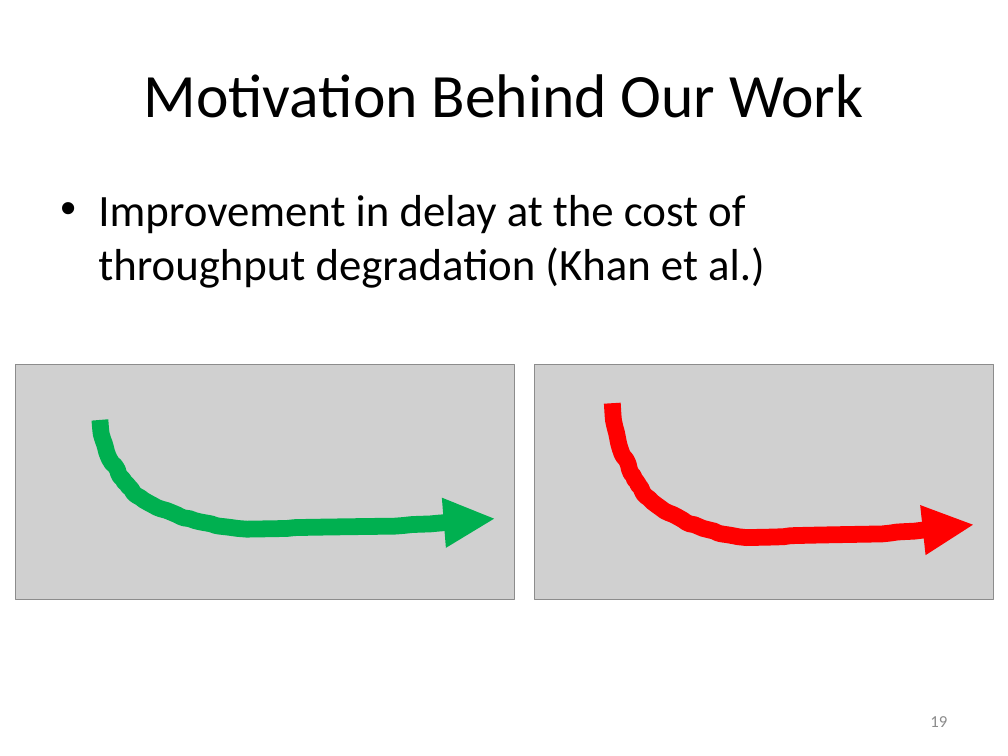
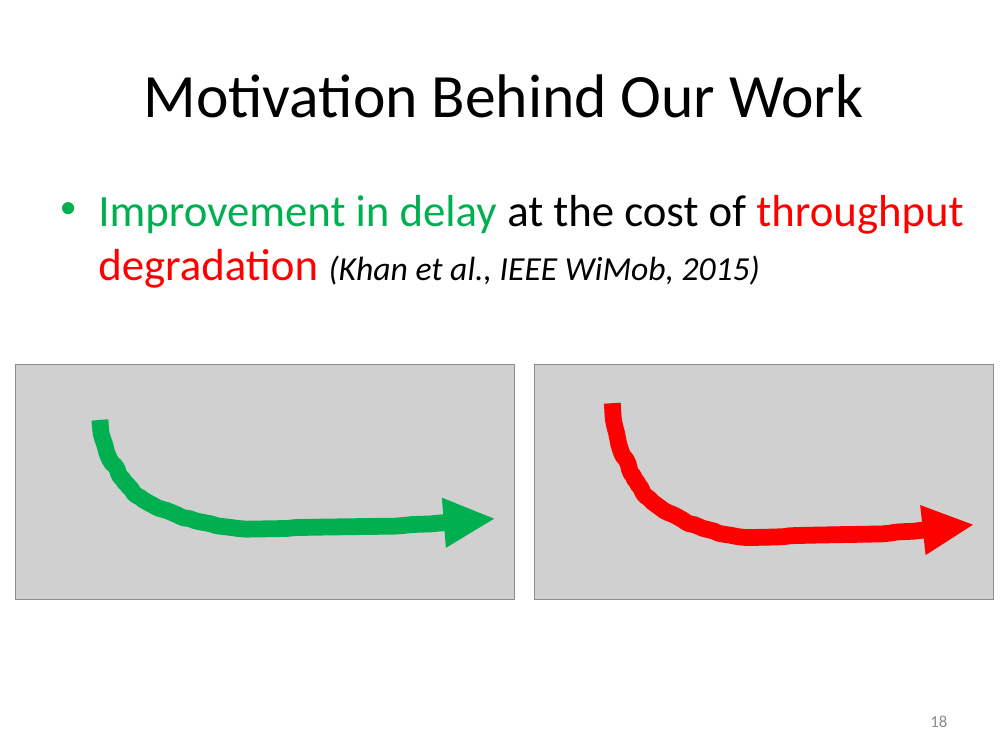
Before and after one commit to takhandipu/MSThesisPresentation, a slide deck: slide 18 of draft.pptx (slide 19 before the commit). Drawn at 1008x756 pixels with LibreOffice and Linux fonts; fonts in the diff are those of the drawing; grey boxes stand for pictures. Boxes give left, top, right and bottom in pixels: in the first picture for what was removed or moved away, otherwise in the second. Text is boxed around its words. In the diff, an @@ line names an element or a change of style, - is before the commit and + after.

```diff
--- a/draft.pptx
+++ b/draft.pptx
@@ text at [98, 195, 963, 288]: text changed @@
-• Improvement in delay at the cost of throughput degradation (Khan et al.)
+• Improvement in delay at the cost of throughput degradation (Khan et al., IEEE WiMob, 2015)
@@ page number at [930, 715, 947, 727]: text changed @@
-19
+18
```
Also in this commit, not shown: 17 other slides changed, 1 slide added, 1 other file.
